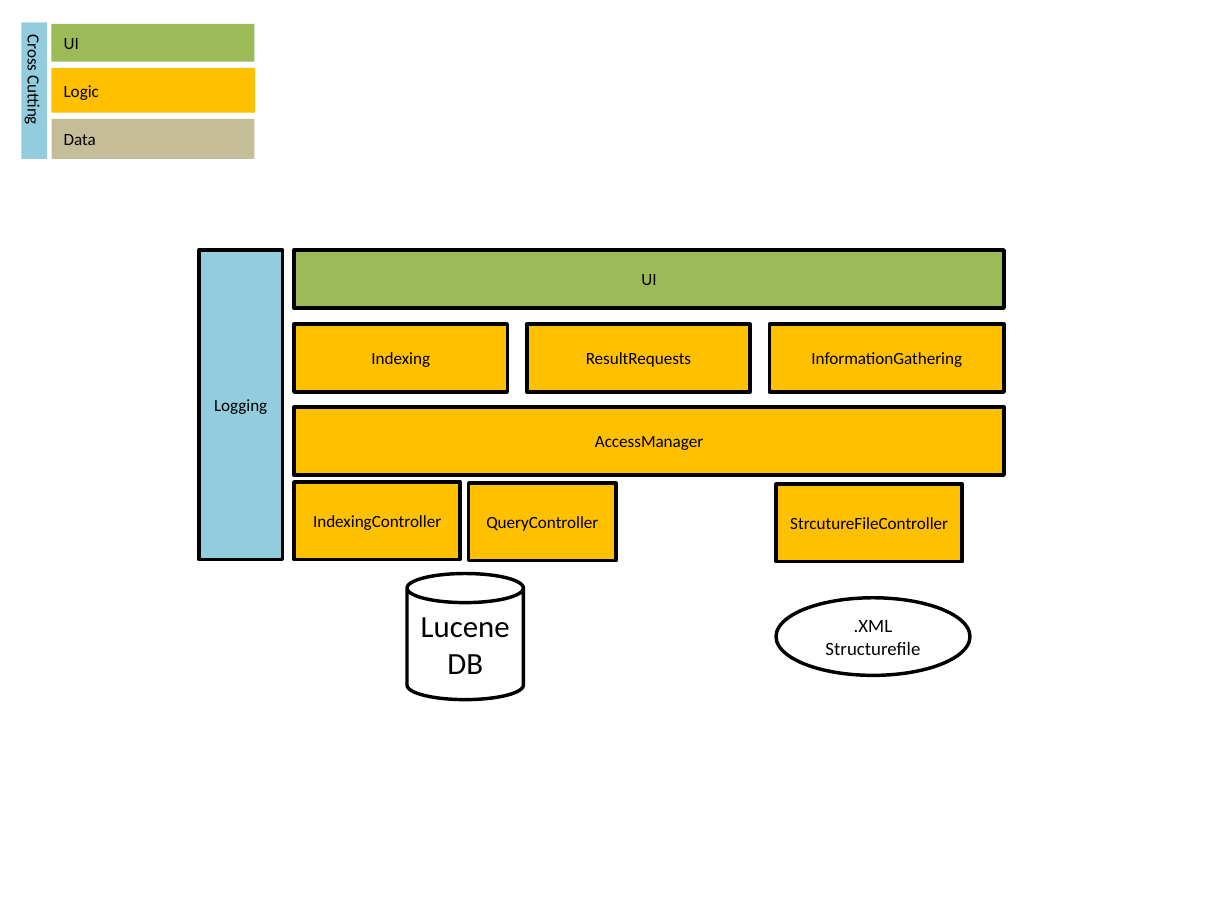
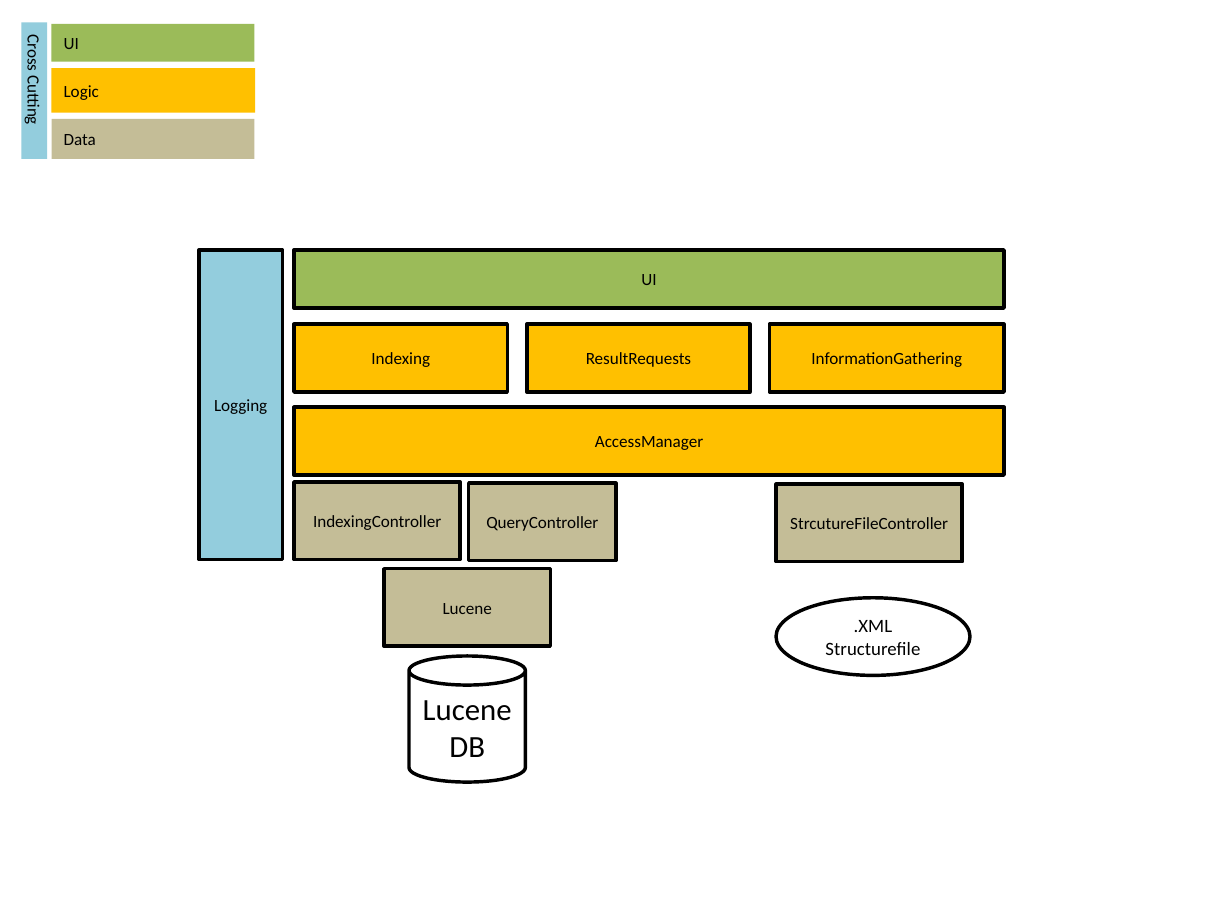
Before and after one commit to MrMame/Doci, a slide deck: slide 1 of documentation/Architecture_v0.1.0.pptx. Drawn at 1232x924 pixels with LibreOffice and Linux fonts; fonts in the diff are those of the drawing. Boxes give left, top, right and bottom in pixels: in the first picture for what was removed or moved away, otherwise in the second. Text is boxed around its words. In the diff, an @@ line names an element or a change of style, - is before the commit and + after.

```diff
--- a/documentation/Architecture_v0.1.0.pptx
+++ b/documentation/Architecture_v0.1.0.pptx
@@ fill #FFC000 to #C4BD97 in 3 elements at [294,482,461,559], [468,483,616,561], [776,484,962,562] @@
@@ rectangle added at [384,569,551,647], fill #C4BD97, outline #000000 2 pt, 10 pt, text #000000 @@
+Lucene
@@ cylinder "Lucene DB": place and size @@
-cylinder "Lucene DB" at [407,574,522,700]
+cylinder "Lucene DB" at [409,655,525,781]
```
Also in this commit, not shown: 4 other files.
